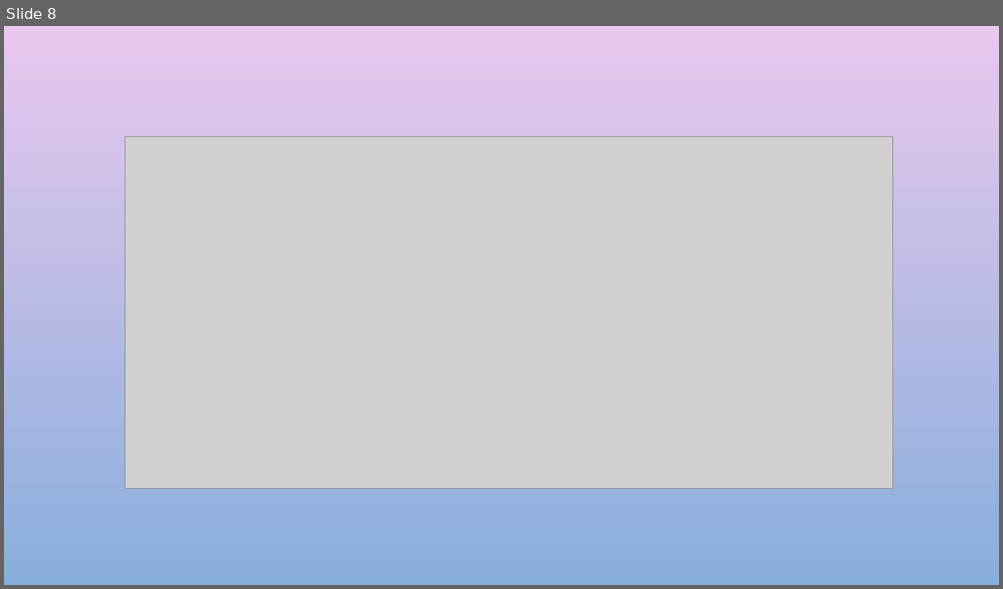
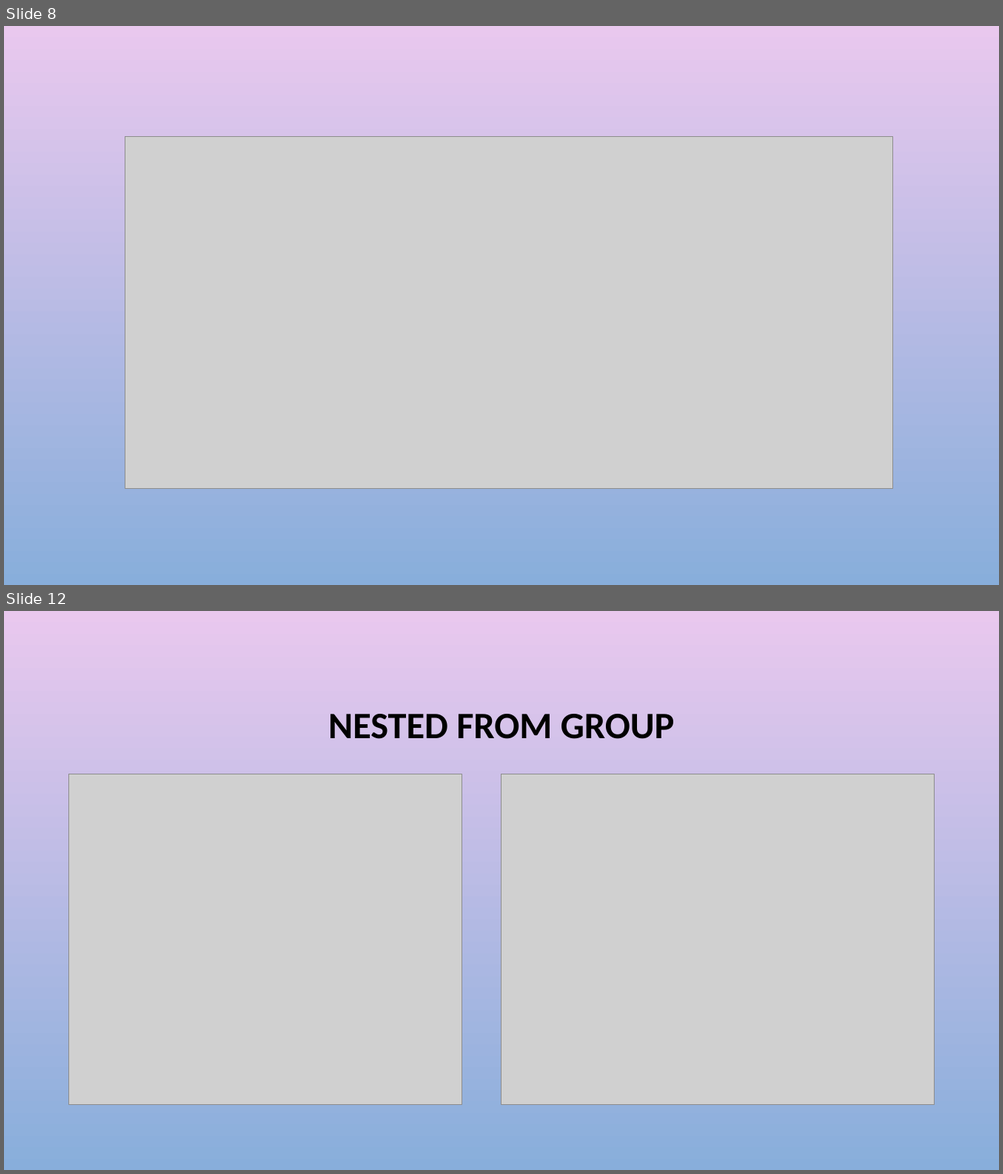
Before and after one commit to harikatakam/angular-forms, a slide deck: Reactive forms.pptx. Shown one above the other, each under a label of ours: slide 8 before the commit, slides 8 and 12 after it; the slides between them are not shown. The pictures are 1003x589 and 1003x1174 pixels, drawn with LibreOffice and Linux fonts; fonts in the diff are those of the drawing; grey boxes stand for pictures; background and template pictures are left out. Boxes give left, top, right and bottom in pixels: in the first picture for what was removed or moved away, otherwise in the second. Text is boxed around its words. In the diff, an @@ line names an element or a change of style, - is before the commit and + after.

```diff
--- a/Reactive forms.pptx
+++ b/Reactive forms.pptx
@@ slide 12 added at bbox=[4, 611, 999, 1170], background picture (left out) @@
@@ title added at bbox=[328, 714, 674, 739], 36 pt, text #000000, bold @@
+NESTED FROM GROUP
@@ picture added at bbox=[69, 775, 462, 1105] @@
@@ picture added at bbox=[502, 775, 934, 1105] @@
```
Also in this commit, not shown: 2 slides changed, 3 other slides added, 1 slide removed, 2 other files.
